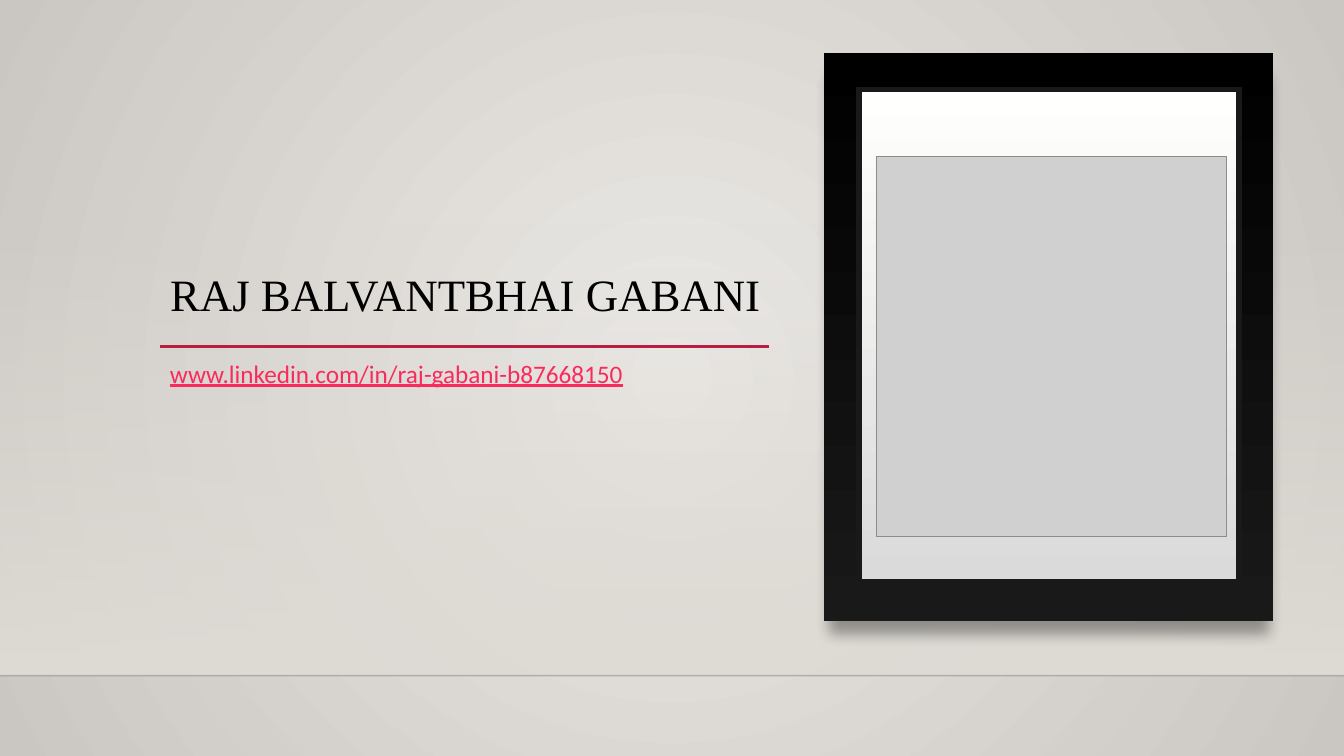
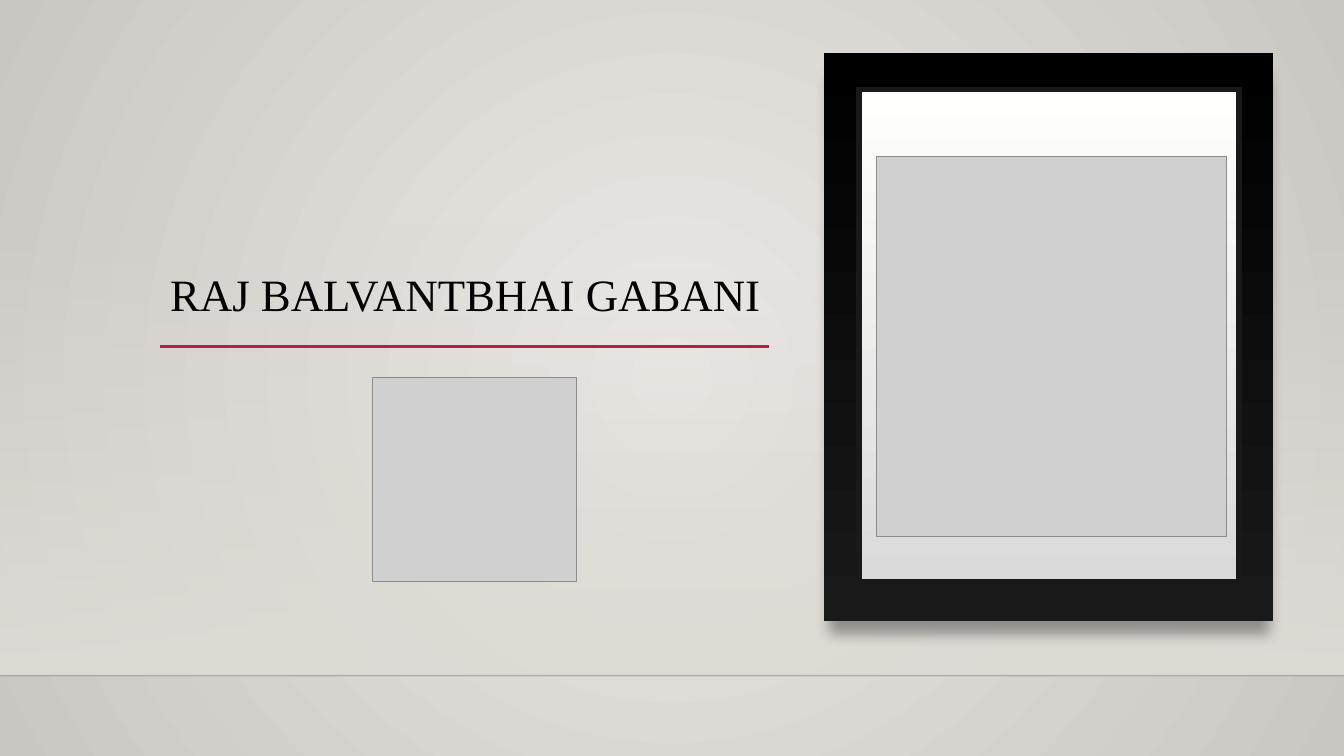
Before and after one commit to rajgabani/DAB-103-006-001, a slide deck: slide 5 of Project.pptx. Drawn at 1344x756 pixels with LibreOffice and Linux fonts; fonts in the diff are those of the drawing; grey boxes stand for pictures; background and template pictures are left out. Boxes give left, top, right and bottom in pixels: in the first picture for what was removed or moved away, otherwise in the second. Text is boxed around its words. In the diff, an @@ line names an element or a change of style, - is before the commit and + after.

```diff
--- a/Project.pptx
+++ b/Project.pptx
@@ text removed at box(170, 365, 622, 388) @@
-www.linkedin.com/in/raj-gabani-b87668150
@@ picture added at box(372, 378, 576, 582) @@
```
Also in this commit, not shown: 18 other slides changed, 4 slides added, 38 slides removed, 2 other files.
